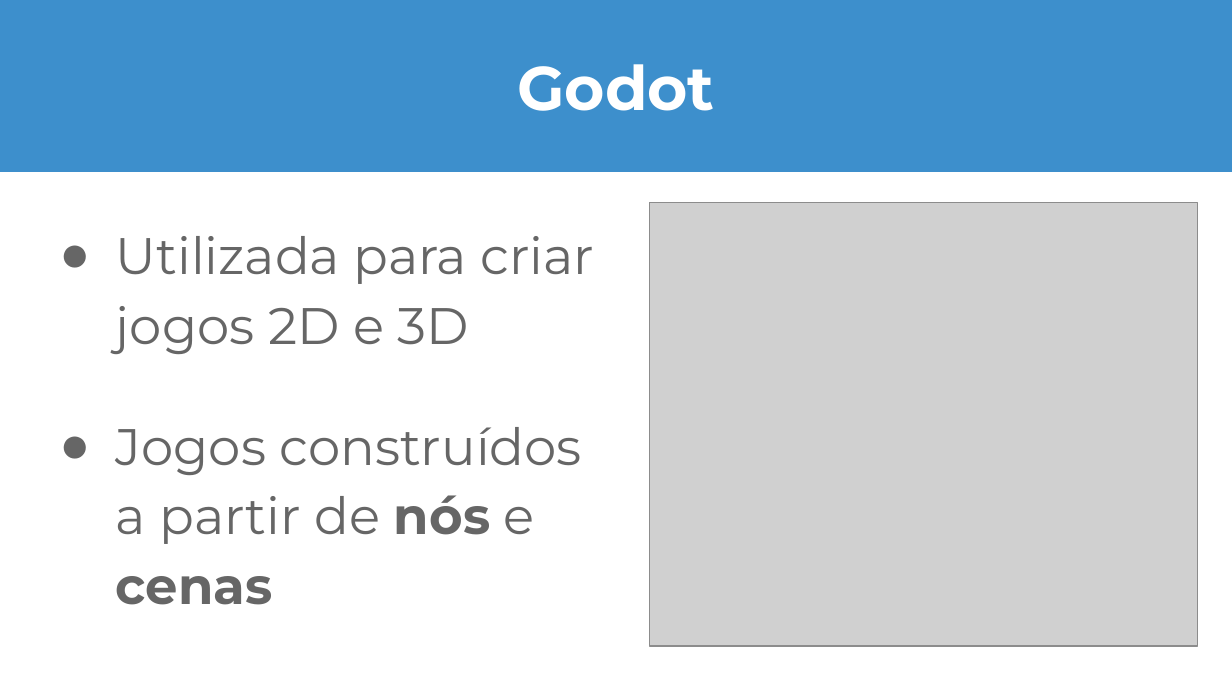
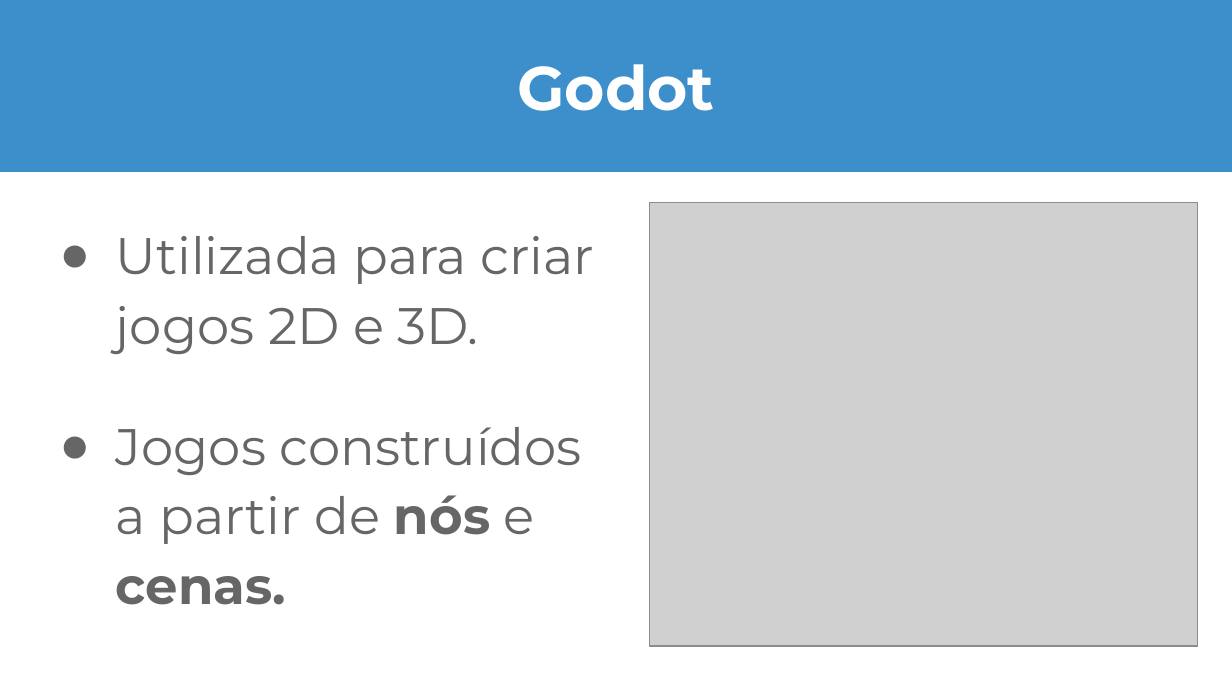
Before and after one commit to LuizGyro/mac0352-2019, a slide deck: slide 4 of ep4-VictorAraujo-LuizGirotto/Apresentação_ EP4 (MAC0352).pptx. Drawn at 1232x693 pixels with LibreOffice and Linux fonts; fonts in the diff are those of the drawing; grey boxes stand for pictures. Boxes give left, top, right and bottom in pixels: in the first picture for what was removed or moved away, otherwise in the second. Text is boxed around its words. In the diff, an @@ line names an element or a change of style, - is before the commit and + after.

```diff
--- a/ep4-VictorAraujo-LuizGirotto/Apresentação_ EP4 (MAC0352).pptx
+++ b/ep4-VictorAraujo-LuizGirotto/Apresentação_ EP4 (MAC0352).pptx
@@ text at <box>116,236,594,605</box>: text changed @@
-● Utilizada para criar jogos 2D e 3D
-● Jogos construídos a partir de nós e cenas
+● Utilizada para criar jogos 2D e 3D.
+● Jogos construídos a partir de nós e cenas.
```
Also in this commit, not shown: 8 other slides changed, 2 slides added, 1 other file.
